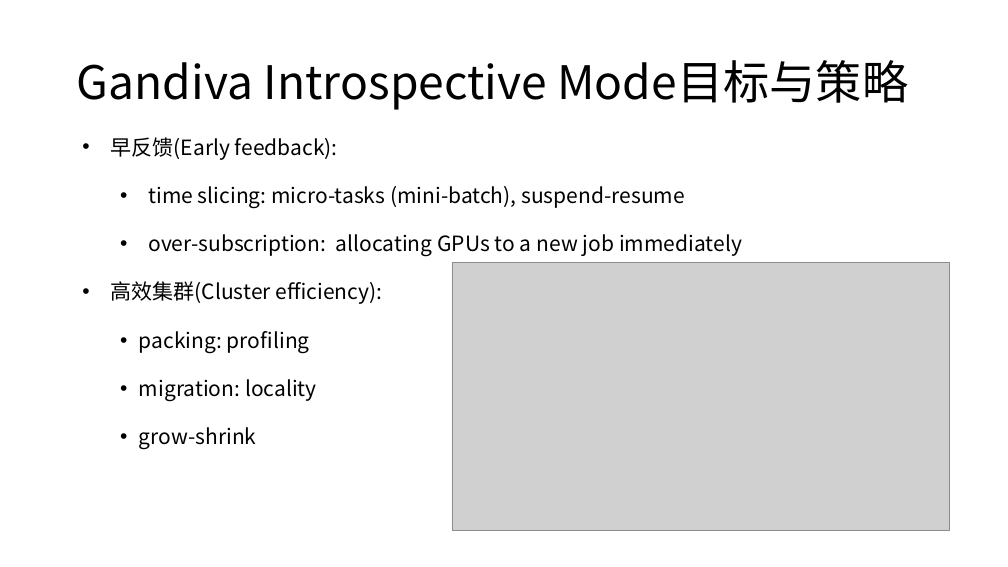
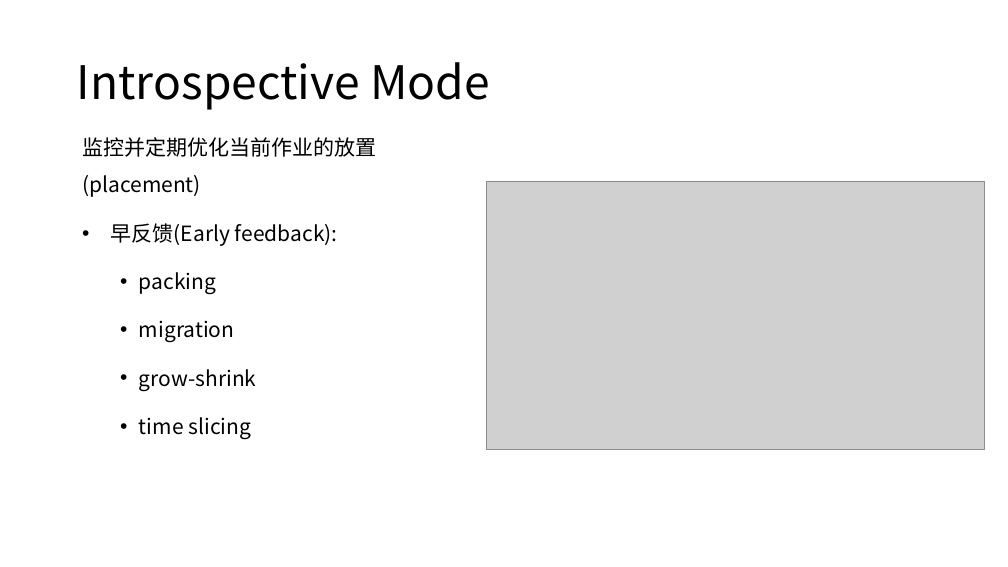
Before and after one commit to microsoft/AI-System, a slide deck: slide 40 of Lectures/BasicTopics/SystemforAI-7-Platform.ppsx (slide 39 before the commit). Drawn at 1008x567 pixels with LibreOffice and Linux fonts; fonts in the diff are those of the drawing; grey boxes stand for pictures. Boxes give left, top, right and bottom in pixels: in the first picture for what was removed or moved away, otherwise in the second. Text is boxed around its words. In the diff, an @@ line names an element or a change of style, - is before the commit and + after.

```diff
--- a/Lectures/BasicTopics/SystemforAI-7-Platform.ppsx
+++ b/Lectures/BasicTopics/SystemforAI-7-Platform.ppsx
@@ title at [77, 62, 490, 110]: text changed @@
-Gandiva Introspective Mode目标与策略
+Introspective Mode
@@ text at [82, 137, 377, 197]: paragraph added @@
+监控并定期优化当前作业的放置 (placement)
@@ picture: place and size @@
-picture at [452, 262, 950, 531]
+picture at [487, 181, 985, 449]
@@ text at [139, 272, 235, 342]: text changed @@
-  • time slicing: micro-tasks (mini-batch), suspend-resume
-  • over-subscription: allocating GPUs to a new job immediately
-• 高效集群(Cluster efficiency):
-  • packing: profiling
-  • migration: locality
+  • packing
+  • migration
@@ text at [139, 417, 251, 439]: paragraph added @@
+  • time slicing
```
Also in this commit, not shown: 17 other slides changed, 3 slides added, 1 slide removed, 3 other files.
